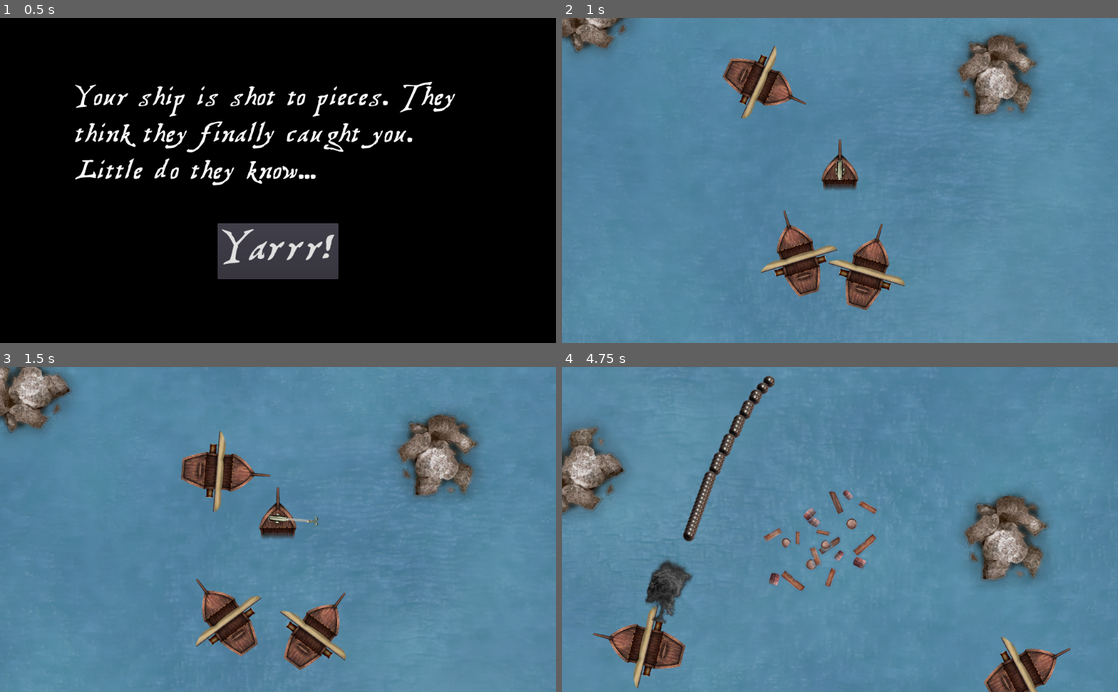
Above: before the commit, frames 1-4 (two rows, left to right).
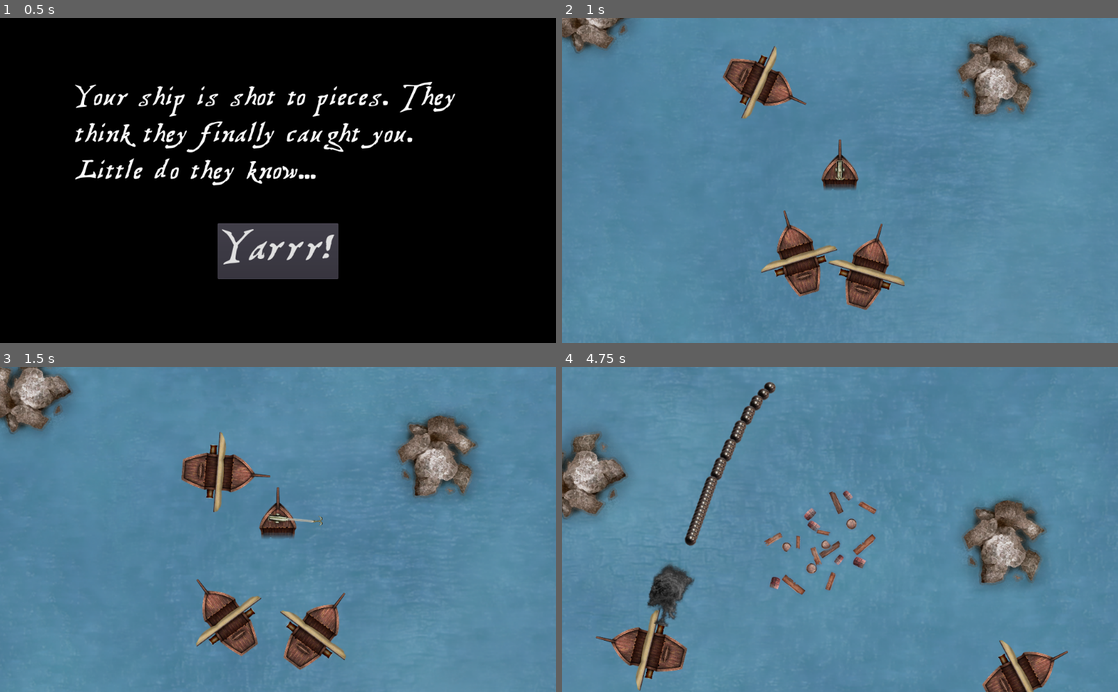
Above: after the commit, the same moments.

Repository: HedgeLizards/grappling
Game: Godot game, scene res://scenes/Menu.tscn
The game is run twice, just before and just after one commit, with the same random seed, the same clock (stepped at 60 frames per second) and the same inputs. Sound files missing from this copy of the repository are replaced by a short silence.
Inputs (mouse positions are in pixels of both pictures, inside the frame that each line leads up to):
- Up to frame 1 (0.5 s): no input
- Up to frame 2 (1 s): click "Yarrr!" at 0.5 s
- Up to frame 3 (1.5 s): move the mouse to (400, 513) at 1.27 s; tap H (hunt) at 1.35 s; click (400, 513) at 1.42 s
- Up to frame 4 (4.75 s): move the mouse to (728, 545) at 2.02 s; tap I (idle) at 2.1, 3.6 s; click (728, 545) at 2.17 s; move the mouse to (895, 458) at 2.77 s; tap H (hunt) at 2.85, 4.35 s; click (895, 458) at 2.92 s; move the mouse to (812, 594) at 3.52 s; click (812, 594) at 3.67 s; move the mouse to (1006, 578) at 4.27 s; click (1006, 578) at 4.42 s

Frame 1 is identical in both runs. In frame 2, 0.5% of the frame differs, in the area x 0-86%, y 0-90%; in frame 3, 2.0%; in frame 4, 8.6%, in the area x 0-92%, y 2-100%.

Commit message:
Player falling off + final tweaks

Diff:
--- a/scenes/Hook.tscn
+++ b/scenes/Hook.tscn
@@ -17,7 +17,9 @@
 antialiased = true
 
 [node name="Sprite" type="Sprite" parent="."]
+z_index = 1
 texture = ExtResource( 3 )
+offset = Vector2( 0, -17 )
 
 [node name="RayCast2D" type="RayCast2D" parent="."]
 collision_mask = 2
--- a/scenes/Main.tscn
+++ b/scenes/Main.tscn
@@ -53,7 +53,7 @@
 
 [node name="Camera2D" type="Camera2D" parent="Player"]
 current = true
-zoom = Vector2( 1.75, 1.75 )
+zoom = Vector2( 1.9, 1.9 )
 smoothing_enabled = true
 script = ExtResource( 9 )
 
--- a/scripts/Player.gd
+++ b/scripts/Player.gd
@@ -2,8 +2,8 @@
 
 const MAX_HEALTH = 25
 const MAX_SPEED = 1500
-const ACCELERATION = 60
-const DAMPING = 30
+const ACCELERATION = 75
+const DAMPING = 25
 
 var velocity = Vector2(0, -250)
 var speed
@@ -11,12 +11,18 @@
 var distance
 var angle
 var target
+var bounds
 
 onready var health = MAX_HEALTH setget set_health
 onready var hook = get_parent().get_node("Hook")
 onready var hook_rope = hook.get_node("Line2D")
 onready var hook_sprite = hook.get_node("Sprite")
 onready var low_pass_filter = AudioServer.get_bus_effect(0, 0)
+
+func _ready():
+	var sea = get_parent().get_node("Environment/Sea")
+
+	bounds = Rect2(sea.rect_position, sea.rect_size * sea.rect_scale)
 
 func _unhandled_input(event):
 	if event is InputEventMouseButton and event.button_index == BUTTON_LEFT:
@@ -54,6 +60,13 @@
 		angle = position.angle_to_point(target)
 
 		rotation += angle - previous_angle
+	elif $DieTimer.is_stopped() and (position.x < bounds.position.x or position.y < bounds.position.y or position.x >= bounds.end.x or position.y >= bounds.end.y):
+		var tween = get_tree().create_tween().set_parallel()
+
+		tween.tween_property(self, "scale", Vector2.ZERO, 3)
+		tween.tween_property(hook, "scale", Vector2.ZERO, 3)
+
+		die()
 
 	if hook.direction == null and !hook.retracting:
 		hook_sprite.rotation = position.angle_to_point(get_global_mouse_position()) - 0.5 * PI
@@ -86,7 +99,6 @@
 
 		get_parent().add_child(wreck)
 
-		set_process_unhandled_input(false)
 		set_physics_process(false)
 
 		hook.clear_bodies()
@@ -94,12 +106,17 @@
 
 		visible = false
 
-		$Shape.set_deferred("disabled", true)
-		$Ram.set_deferred("monitoring", false)
-
-		$DieTimer.start()
+		die()
 
 	health = new_value
 
+func die():
+	set_process_unhandled_input(false)
+
+	$Shape.set_deferred("disabled", true)
+	$Ram.set_deferred("monitoring", false)
+
+	$DieTimer.start()
+
 func _on_DieTimer_timeout():
 	get_tree().change_scene_to(load("res://scenes/Menu.tscn"))
